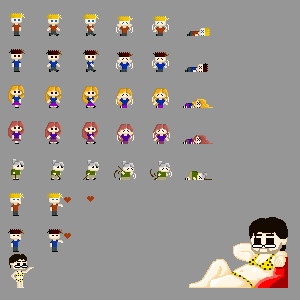
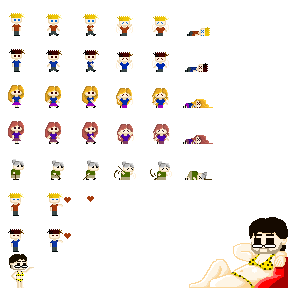
Revision of a layered (300, 300) image; what changed, layer by layer:
hid "Capa 33" over [0, 0, 300, 300]
